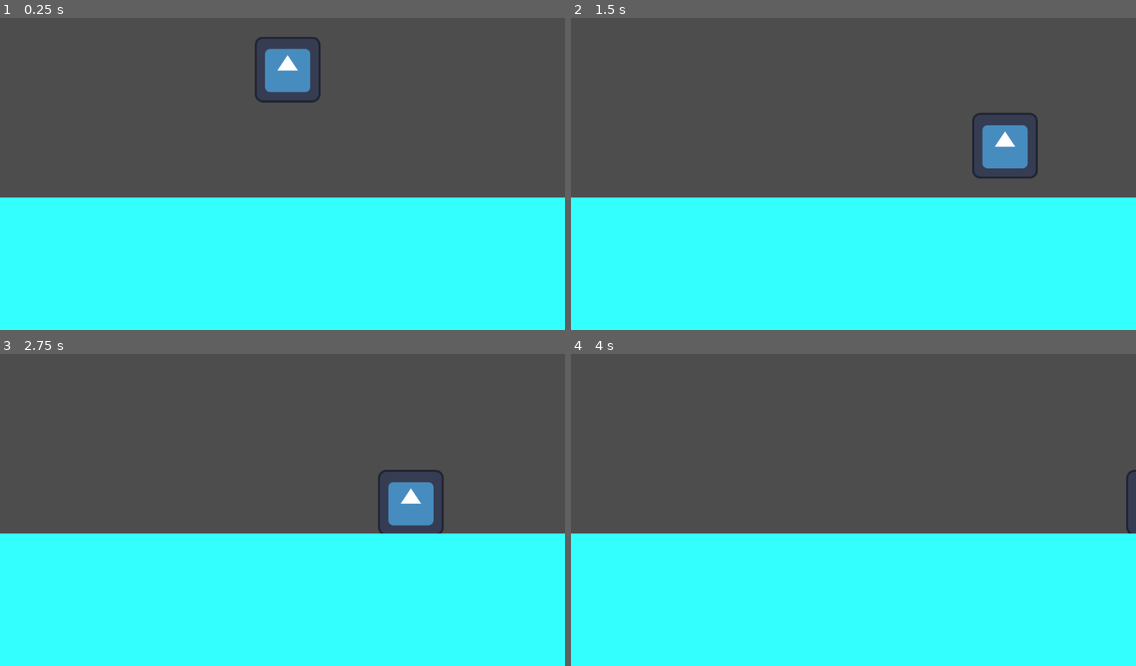
Above: before the commit, frames 1-4 (two rows, left to right).
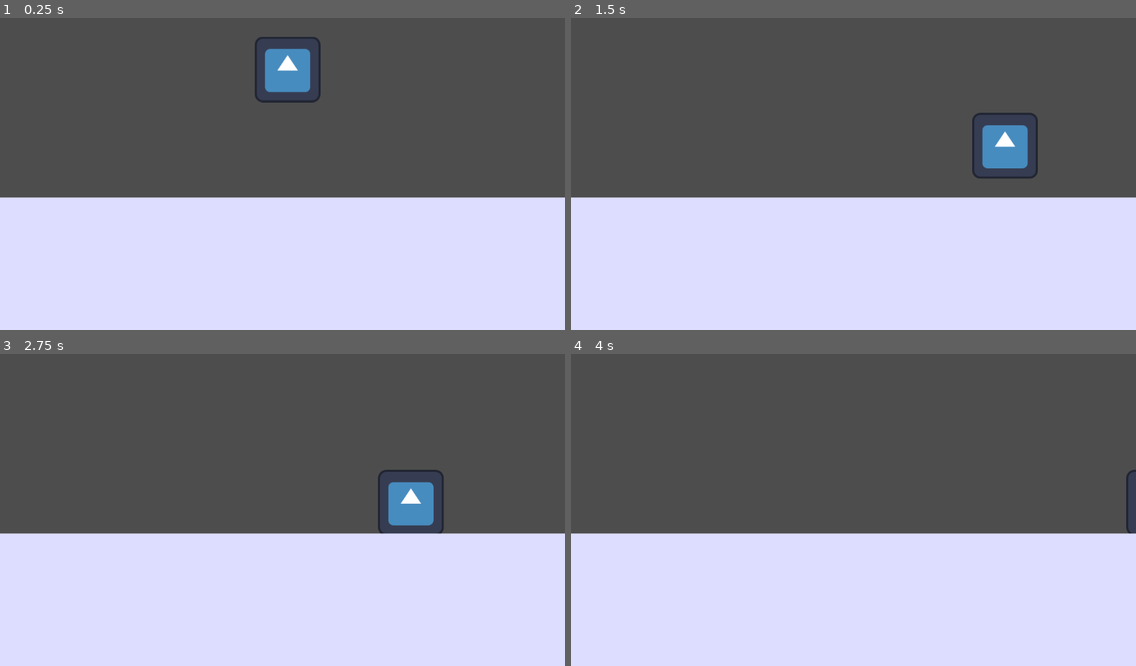
Above: after the commit, the same moments.

Repository: ManikomTMNT/DaysToGetEven
Game: Godot game, scene res://scene/main.tscn
The game is run twice, just before and just after one commit, with the same random seed, the same clock (stepped at 60 frames per second) and the same inputs. The engine's default icon, where the game draws it, is replaced by a stand-in: a white triangle on a blue panel in a dark square.
Inputs:
- Up to frame 1 (0.25 s): no input
- Up to frame 2 (1.5 s): hold L (right) from 0.53 s (still down); tap I (jump) at 0.77 s
- Up to frame 3 (2.75 s): tap I (jump) at 1.52 s; release L (right) at 2.03 s; hold J (left) from 2.03 s (still down)
- Up to frame 4 (4 s): release J (left) at 2.78 s; hold L (right) from 2.78 s (still down); tap I (jump) at 3.02, 3.77 s

The runs differ from the first frame. In frame 1, 43% of the frame differs, in the area x 0-100%, y 57-100%; in frame 2, 43%; in frame 3, 43%; in frame 4, 43%.

Commit message:
made it purple

Diff:
--- a/scene/main.tscn
+++ b/scene/main.tscn
@@ -37,4 +37,4 @@
 offset_top = -142.0
 offset_right = 605.0
 offset_bottom = 141.0
-color = Color(0.20392157, 1, 1, 1)
+color = Color(0.8679638, 0.86798555, 1, 1)
